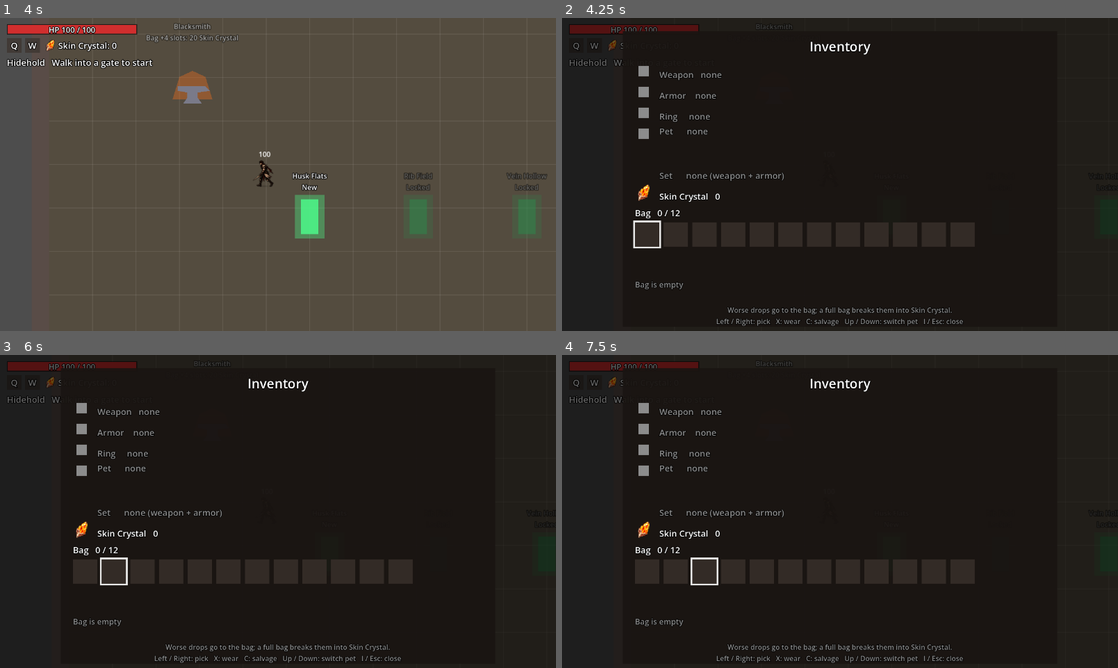
Above: before the commit, frames 1-4 (two rows, left to right).
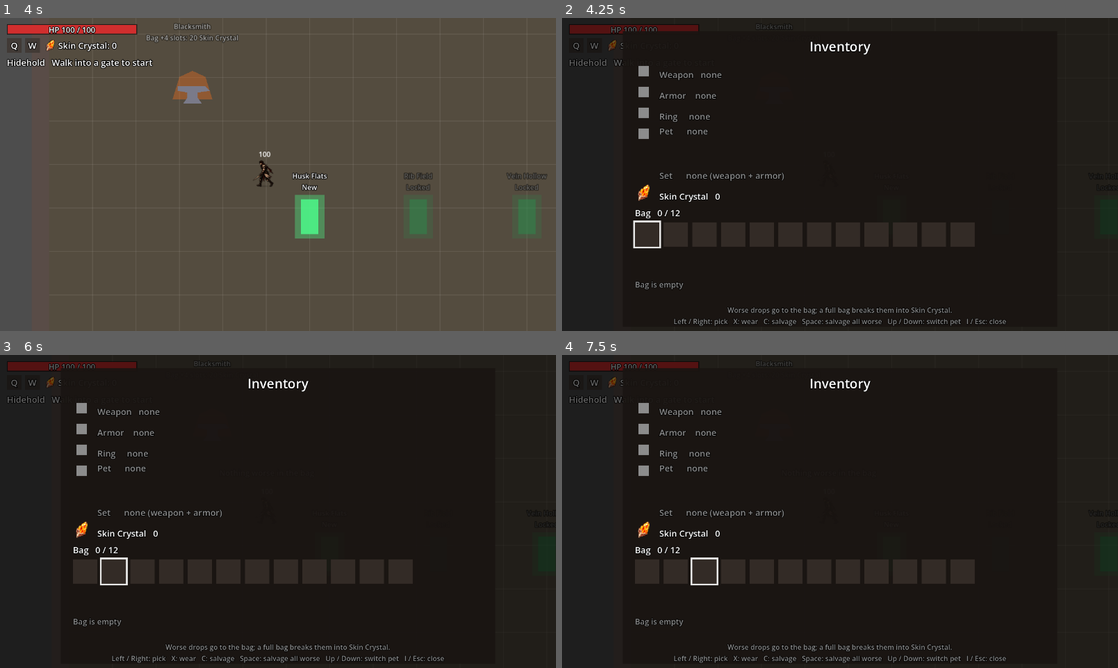
Above: after the commit, the same moments.

Repository: knc219-a11y/second-game
Game: Godot game, scene res://scenes/title.tscn
Same seed, same stepped clock (60 frames per second), same inputs: the game is played once before the commit and once after it.
Inputs:
- Up to frame 1 (4 s): tap Enter (ui_accept) at 0.5, 0.77, 1.52, 3.02, 3.77 s; hold Right (move_right) 0.53-1.28 s; tap C (interact) at 0.6, 1.55, 2.85 s; tap Space (roll) at 0.8, 1.35, 2.3, 3.6 s; hold Down (move_down) 1.28-2.03 s; hold Right (move_right) 2.03-2.78 s; hold X (attack) 2.03-2.78 s; hold Up (move_up) 2.78-3.53 s; hold Left (move_left) from 3.53 s (still down)
- Up to frame 2 (4.25 s): keep holding Left (move_left); tap I (inventory) at 4.15 s
- Up to frame 3 (6 s): tap C (interact) at 4.35 s; tap Enter (ui_accept) at 4.52, 5 s; release Left (move_left) at 5.03 s; hold Down (move_down) 5.03-5.78 s; tap Space (roll) at 5.1 s; tap R (restart) at 5.75 s; hold Right (move_right) from 5.78 s (still down); tap X (attack) at 5.85 s
- Up to frame 4 (7.5 s): tap Enter (ui_accept) at 6.02, 6.5, 6.77 s; tap C (interact) at 6.05, 6.6 s; release Right (move_right) at 6.53 s; hold Up (move_up) 6.53-7.28 s; tap Space (roll) at 6.8, 7.35 s; tap R (restart) at 7.25 s; hold Right (move_right) from 7.28 s (still down)

Frame 1 is identical in both runs. In frame 2, 0.5% of the frame differs, in the area x 20-80%, y 96-99%; in frame 3, 0.5%; in frame 4, 0.5%.

Commit message:
Inventory Space salvages every bag item worse than worn gear
Co-Authored-By: Claude Opus 5.5 (1M context) <noreply@anthropic.com>
Claude-Session: https://claude.ai/code/session_01JA5heo1dELTdqnsTooxz9n

Diff:
--- a/scripts/inventory.gd
+++ b/scripts/inventory.gd
@@ -4,7 +4,8 @@
 # colored, with value and forge level), the pet, the set and the Skin Crystal
 # count, then rows of bag slots (player.gd bag: drops no better than what's
 # worn). Left/Right pick a bag item, X wears it (the worn one goes into the bag)
-# and C salvages it into Skin Crystal. Up/Down switches the active pet among the
+# and C salvages it into Skin Crystal; Space salvages every bag item no better
+# than what's worn (player.gd salvage_worse_from_bag). Up/Down switches the active pet among the
 # kept ones (player.gd owned_pets). I or Esc closes it. Better drops still
 # auto-equip on pickup. Built in code; it keeps running while the tree is
 # paused (process_mode always in test_map.tscn).
@@ -113,7 +114,7 @@
 	detail.size = Vector2(944, 60)
 	panel.add_child(detail)
 	var hint := _make_label(16)
-	hint.text = "Worse drops go to the bag; a full bag breaks them into Skin Crystal.\nLeft / Right: pick   X: wear   C: salvage   Up / Down: switch pet   I / Esc: close"
+	hint.text = "Worse drops go to the bag; a full bag breaks them into Skin Crystal.\nLeft / Right: pick   X: wear   C: salvage   Space: salvage all worse   Up / Down: switch pet   I / Esc: close"
 	hint.modulate = empty_color
 	hint.position = Vector2(0, 630)
 	hint.size = Vector2(1000, 48)
@@ -138,6 +139,9 @@
 			refresh()
 		elif Input.is_action_just_pressed("interact") and selected < p.bag.size():
 			p.salvage_from_bag(selected)
+			refresh()
+		elif Input.is_action_just_pressed("roll"):
+			p.salvage_worse_from_bag()
 			refresh()
 		elif Input.is_action_just_pressed("move_up"):
 			_switch_pet(-1)
@@ -227,6 +231,12 @@
 func _refresh_bag() -> void:
 	var p: Node = map.player
 	bag_heading.text = "Bag   %d / %d" % [p.bag.size(), p.bag_size]
+	var worse: Array[int] = p.worse_bag_indices()
+	if not worse.is_empty():
+		var amount := 0
+		for i in worse:
+			amount += p.salvage_amounts[p.bag[i].rarity]
+		bag_heading.text += "      Space: salvage %d worse (+%d %s)" % [worse.size(), amount, p.material_name]
 	for i in cells.size():
 		var cell: Array = cells[i]
 		cell[0].get_parent().visible = i < p.bag_size
--- a/scripts/player.gd
+++ b/scripts/player.gd
@@ -1398,6 +1398,42 @@
 	salvage(item.rarity)
 
 
+# Bag items no better than what's worn in their slot (their own forge counts);
+# items for an empty slot are kept. What salvage_worse_from_bag would break down.
+func worse_bag_indices() -> Array[int]:
+	var found: Array[int] = []
+	for i in bag.size():
+		var item: Dictionary = bag[i]
+		if not worn_item(item.kind).is_empty() and gear_diff(item.kind, item.value + item.forge) <= 0:
+			found.append(i)
+	return found
+
+
+# Inventory Space: breaks down every worse bag item at once (one popup for all).
+# Returns how many were salvaged.
+func salvage_worse_from_bag() -> int:
+	if is_dead:
+		return 0
+	var found := worse_bag_indices()
+	if found.is_empty():
+		_spawn_salvage_popup("Nothing worse in the bag", rarity_colors[0])
+		return 0
+	var amount := 0
+	var best := 0
+	found.reverse()
+	for i in found:
+		var item: Dictionary = bag[i]
+		amount += salvage_amounts[item.rarity]
+		best = maxi(best, item.rarity)
+		bag.remove_at(i)
+	materials += amount
+	print("Salvaged %d worse bag items into %d %s (now %d)" % [found.size(), amount, material_name, materials])
+	_update_material_label()
+	_save_gear()
+	_spawn_salvage_popup("Salvaged %d: +%d %s" % [found.size(), amount, material_name], rarity_colors[best])
+	return found.size()
+
+
 # Breaks a drop of this rarity down into Skin Crystal (popup_prefix leads the popup).
 func salvage(rarity: int, popup_prefix: String = "") -> void:
 	var amount := salvage_amounts[rarity]
